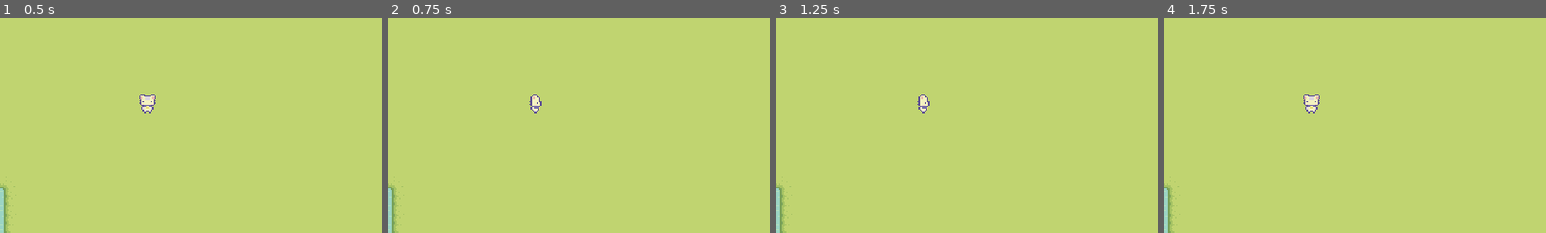
Above: before the commit, frames 1-4 (left to right).
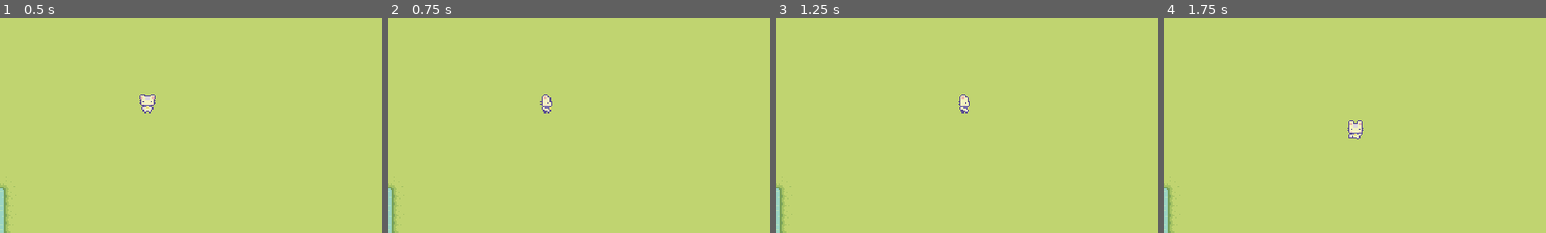
Above: after the commit, the same moments.

Repository: baishnabikumari/Crop-Go
Game: Godot game, scene res://scenes/test/test_scene_player.tscn
The game is run twice, just before and just after one commit, with the same random seed, the same clock (stepped at 60 frames per second) and the same inputs. The project has no main scene, so this scene is started directly.
Inputs:
- Up to frame 1 (0.5 s): no input
- Up to frame 2 (0.75 s): tap Enter at 0.5 s; hold D (walk_right) from 0.53 s (still down); tap Alt at 0.6 s
- Up to frame 3 (1.25 s): keep holding D (walk_right)
- Up to frame 4 (1.75 s): release D (walk_right) at 1.28 s; hold S (walk_down) from 1.28 s (still down); tap Shift at 1.35 s
The pictures show only the part of the screen within x 7-57%, y 26-76%; the shares and areas given below are measured in that part.

Frame 1 is identical in both runs. In frame 2, 0.4% of the frame differs, in the area x 37-43%, y 35-45%; in frame 3, 0.4%; in frame 4, 0.6%, in the area x 36-53%, y 35-57%.

Commit message:
now the character is moving back, front, right and left with idle state and walk state perfectly.

Diff:
--- a/scenes/characters/player/idle_state.gd
+++ b/scenes/characters/player/idle_state.gd
@@ -1,41 +1,31 @@
 extends NodeState
 
-@export var player: CharacterBody2D
+@export var player: Player
 @export var animated_sprite_2d: AnimatedSprite2D
-
-var direction: Vector2
 
 func _on_process(_delta : float) -> void:
 	pass
 
 func _on_physics_process(_delta : float) -> void:
-	if Input.is_action_pressed("walk_left"):
-		direction = Vector2.LEFT
-	elif Input.is_action_pressed("walk_right"):
-		direction = Vector2.RIGHT
-	elif Input.is_action_pressed("walk_up"):
-		direction = Vector2.UP
-	elif Input.is_action_pressed("walk_down"):
-		direction = Vector2.DOWN
-	else:
-		direction = Vector2.ZERO
-
-	if direction == Vector2.UP:
+	if player.player_direction == Vector2.UP:
 		animated_sprite_2d.play("idle_back")
-	elif direction == Vector2.RIGHT:
+	elif player.player_direction == Vector2.RIGHT:
 		animated_sprite_2d.play("idle_right")
-	elif direction == Vector2.DOWN:
+	elif player.player_direction == Vector2.DOWN:
 		animated_sprite_2d.play("idle_front")
-	elif direction == Vector2.LEFT:
+	elif player.player_direction == Vector2.LEFT:
 		animated_sprite_2d.play("idle_left")
 	else:
 		animated_sprite_2d.play("idle_front")
 
 func _on_next_transition() -> void:
-	pass
+	GameInputEvents.movement_input()
+
+	if GameInputEvents.is_movement_input():
+		transition.emit("walk")
 
 func _on_enter() -> void:
 	pass
 
 func _on_exit() -> void:
-	pass
+	animated_sprite_2d.stop()
--- /dev/null
+++ b/scenes/characters/player/player.gd
@@ -0,0 +1,4 @@
+class_name Player
+extends CharacterBody2D
+
+var player_direction: Vector2
--- a/scenes/characters/player/player.tscn
+++ b/scenes/characters/player/player.tscn
@@ -1,9 +1,11 @@
 [gd_scene format=3 uid="uid://cl8h3ytg2ptfv"]
 
+[ext_resource type="Script" uid="uid://pd8mr6udkd5a" path="res://scenes/characters/player/player.gd" id="1_6avc5"]
 [ext_resource type="Texture2D" uid="uid://dqjb2gauduo53" path="res://assets/game/characters/basic_charakter_actions.png" id="1_t61fv"]
 [ext_resource type="Texture2D" uid="uid://bmt14b4kulio5" path="res://assets/game/characters/basic_charakter_spritesheet.png" id="2_686vu"]
 [ext_resource type="Script" uid="uid://b3k7c7e15i2k3" path="res://scripts/state_machine/node_state_machine.gd" id="3_hss88"]
 [ext_resource type="Script" uid="uid://b47ns6dfjvr1k" path="res://scenes/characters/player/idle_state.gd" id="4_qd3e3"]
+[ext_resource type="Script" uid="uid://v1s8wmwvgpbx" path="res://scenes/characters/player/walk_state.gd" id="5_qd3e3"]
 
 [sub_resource type="AtlasTexture" id="AtlasTexture_hss88"]
 atlas = ExtResource("1_t61fv")
@@ -392,6 +394,7 @@
 radius = 8.0
 
 [node name="Player" type="CharacterBody2D" unique_id=1086766131]
+script = ExtResource("1_6avc5")
 
 [node name="AnimatedSprite2D" type="AnimatedSprite2D" parent="." unique_id=2097750860]
 position = Vector2(0, -8)
@@ -411,3 +414,8 @@
 script = ExtResource("4_qd3e3")
 player = NodePath("../..")
 animated_sprite_2d = NodePath("../../AnimatedSprite2D")
+
+[node name="Walk" type="Node" parent="StateMachine" unique_id=759561388 node_paths=PackedStringArray("player", "animated_sprite_2d")]
+script = ExtResource("5_qd3e3")
+player = NodePath("../..")
+animated_sprite_2d = NodePath("../../AnimatedSprite2D")
--- /dev/null
+++ b/scenes/characters/player/walk_state.gd
@@ -0,0 +1,36 @@
+extends NodeState
+
+@export var player: Player
+@export var animated_sprite_2d: AnimatedSprite2D
+@export var speed: int = 50
+
+func _on_process(_delta : float) -> void:
+	pass
+
+func _on_physics_process(_delta : float) -> void:
+	var direction: Vector2 = GameInputEvents.movement_input()
+
+	if direction == Vector2.UP:
+		animated_sprite_2d.play("walk_back")
+	elif direction == Vector2.RIGHT:
+		animated_sprite_2d.play("walk_right")
+	elif direction == Vector2.DOWN:
+		animated_sprite_2d.play("walk_front")
+	elif direction == Vector2.LEFT:
+		animated_sprite_2d.play("walk_left")
+
+	if direction != Vector2.ZERO:
+		player.player_direction = direction
+
+	player.velocity = direction * speed
+	player.move_and_slide()
+
+func _on_next_transition() -> void:
+	if !GameInputEvents.is_movement_input():
+		transition.emit("Idle")
+
+func _on_enter() -> void:
+	pass
+
+func _on_exit() -> void:
+	animated_sprite_2d.stop()
--- /dev/null
+++ b/scripts/game_input_events.gd
@@ -0,0 +1,23 @@
+class_name GameInputEvents
+
+static var direction: Vector2
+
+static func movement_input() -> Vector2:
+	if Input.is_action_pressed("walk_left"):
+		direction = Vector2.LEFT
+	elif Input.is_action_pressed("walk_right"):
+		direction = Vector2.RIGHT
+	elif Input.is_action_pressed("walk_up"):
+		direction = Vector2.UP
+	elif Input.is_action_pressed("walk_down"):
+		direction = Vector2.DOWN
+	else:
+		direction = Vector2.ZERO
+
+	return direction
+
+static func is_movement_input() -> bool:
+	if direction == Vector2.ZERO:
+		return false
+	else:
+		return true
--- a/scripts/state_machine/node_state_machine.gd
+++ b/scripts/state_machine/node_state_machine.gd
@@ -4,7 +4,7 @@
 @export var initial_node_state : NodeState
 
 var node_states : Dictionary = {}
-var current_node_state : NodeState
+var current_node_state
 var current_node_state_name : String
 
 func _ready() -> void:
@@ -25,6 +25,7 @@
 	if current_node_state:
 		current_node_state._on_physics_process(delta)
 		current_node_state._on_next_transition()
+		print("Current State: ", current_node_state_name)
 
 func transition_to(node_state_name : String) -> void:
 	if node_state_name == current_node_state.name.to_lower():
Not shown, added: scenes/characters/player/player.gd.uid
Not shown, added: scenes/characters/player/walk_state.gd.uid
Not shown, added: scripts/game_input_events.gd.uid
